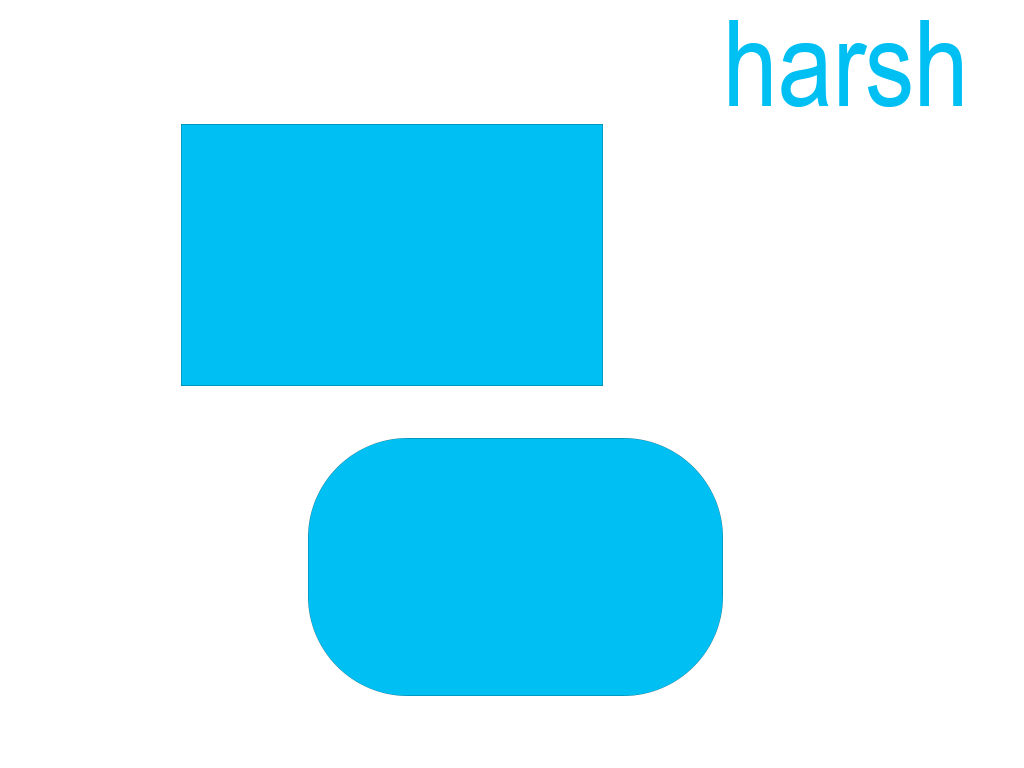
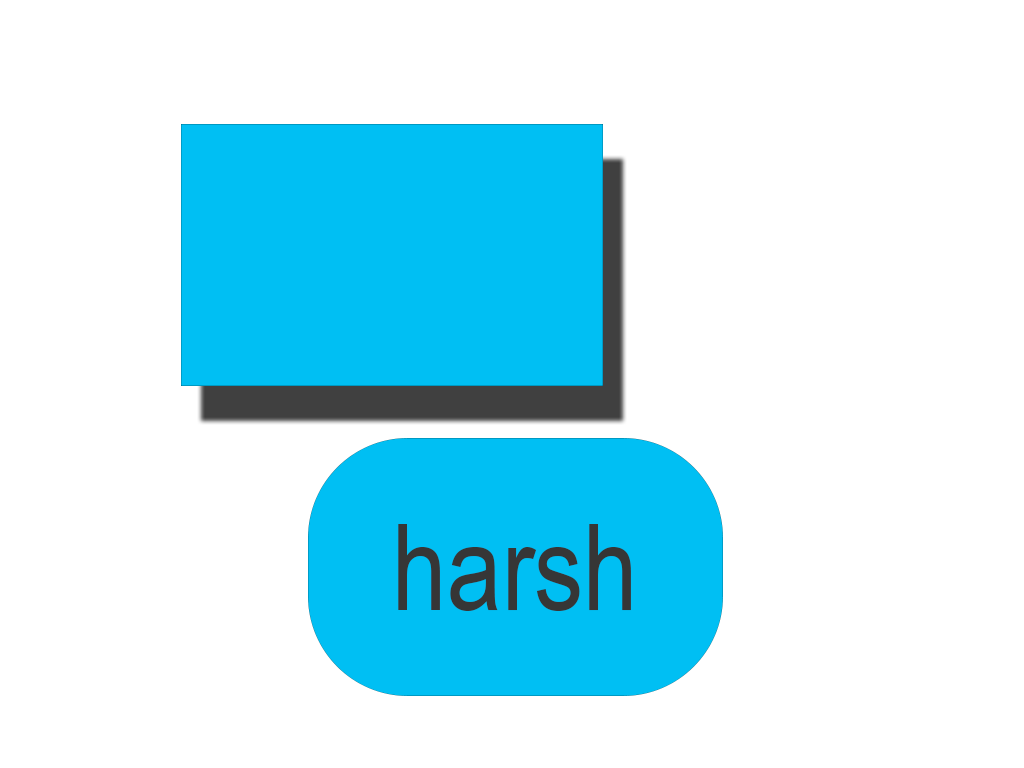
Revision of a layered 1024px x 768px image; what changed, layer by layer:
removed group "Nav" (1 layers) over 729, 20, 962, 107
renamed "Rounded Rectangle 1 maa ki chud mein haathi ka lanf" to "harsh", moved it into group "button", painted on it over 398, 20, 962, 611
moved "Rounded Rectangle 1 maa ki chud mein haathi ka lanf" into group "button" over 398, 524, 631, 611
